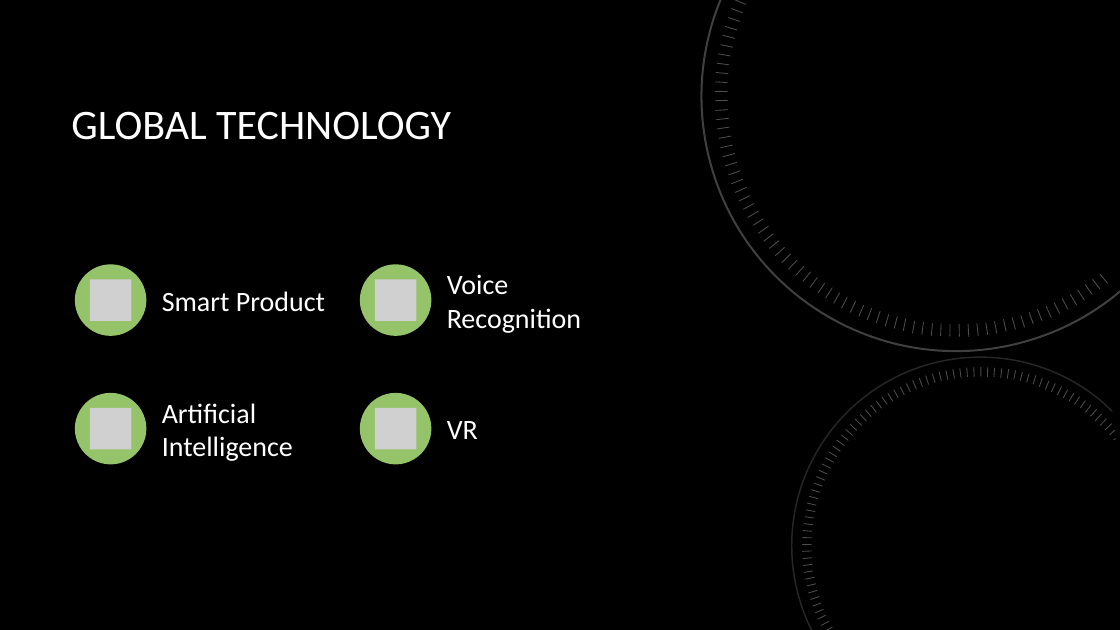
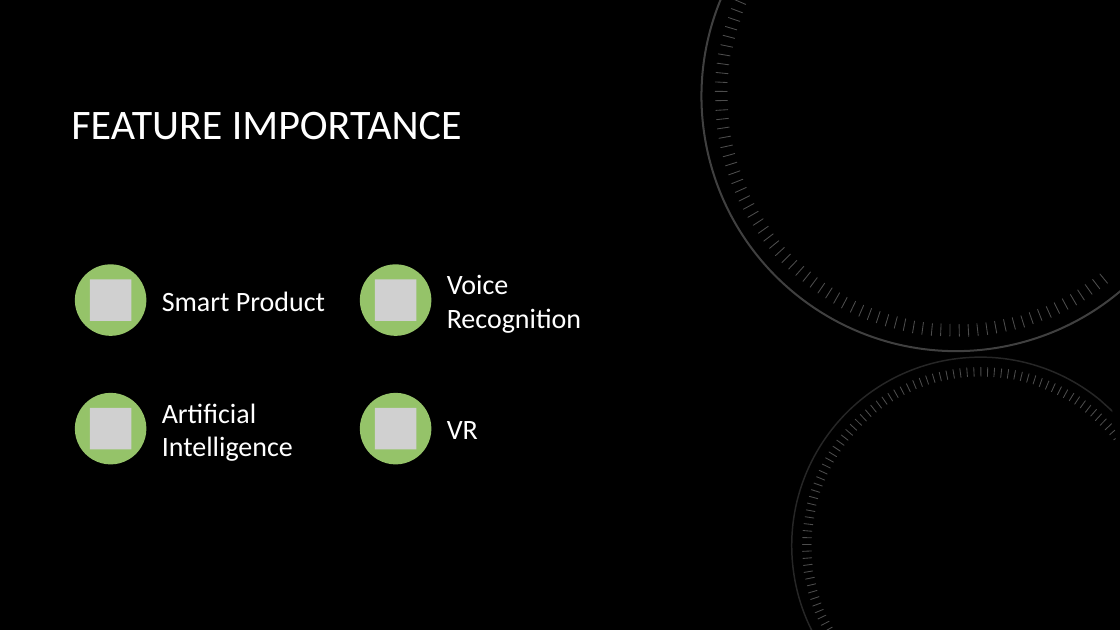
Before and after one commit to NourKamaly/TelecomCustomerChurnPrediction, a slide deck: slide 2 of 6. Documentation/Telecom Customer Churn Prediction.pptx. Drawn at 1120x630 pixels with LibreOffice and Linux fonts; fonts in the diff are those of the drawing; grey boxes stand for pictures; background and template pictures are left out. Boxes give left, top, right and bottom in pixels: in the first picture for what was removed or moved away, otherwise in the second. Text is boxed around its words. In the diff, an @@ line names an element or a change of style, - is before the commit and + after.

```diff
--- a/6. Documentation/Telecom Customer Churn Prediction.pptx
+++ b/6. Documentation/Telecom Customer Churn Prediction.pptx
@@ title at (71,111,462,140): text changed @@
-GLOBAL TECHNOLOGY
+FEATURE IMPORTANCE
```
Also in this commit, not shown: 5 slides added.
